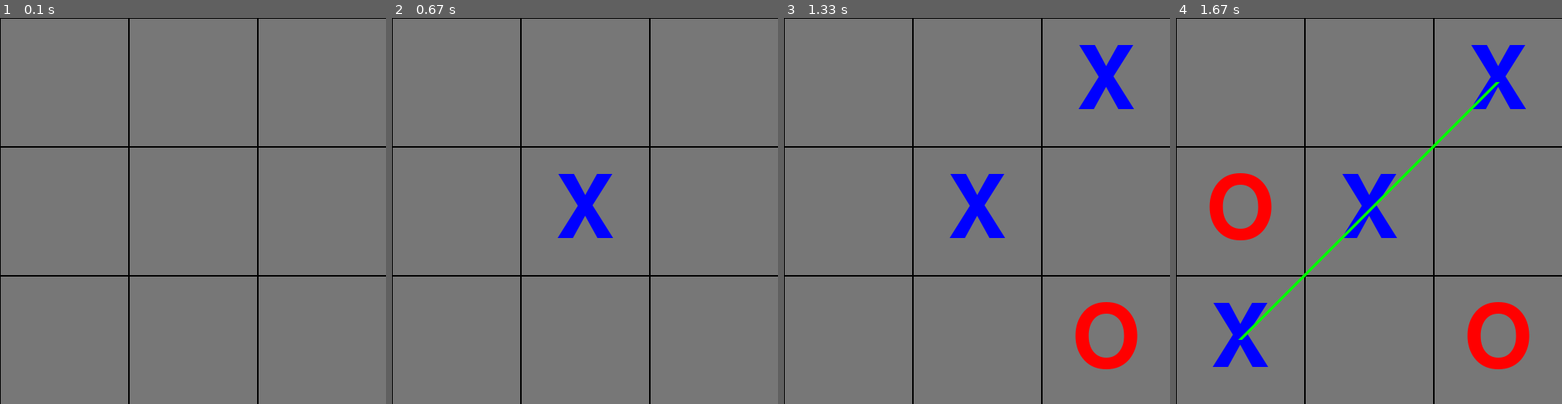
Above: before the commit, frames 1-4 (left to right).
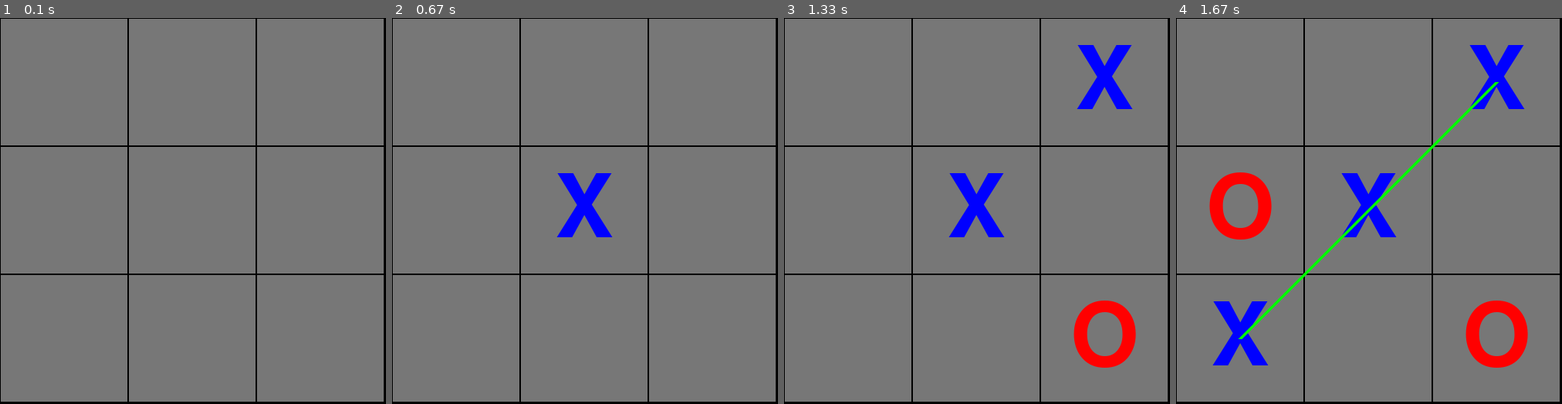
Above: after the commit, the same moments.

Repository: nafiz1001/tic-tac-toe-pygame
Game: pygame game, started from main.py
The game is run twice, just before and just after one commit, with the same random seed, the same clock (stepped at 60 frames per second) and the same inputs.
Inputs (mouse positions are in pixels of both pictures, inside the frame that each line leads up to):
- Up to frame 1 (0.1 s): no input
- Up to frame 2 (0.67 s): hold R from 0.33 s (still down)
- Up to frame 3 (1.33 s): release R at 0.8 s; press the mouse at (1034, 75) at 0.87 s; move the mouse to (1077, 211) at 0.97 s; release the mouse at (1119, 346) at 1.1 s; press the mouse at (1034, 75) at 1.2 s; move the mouse to (934, 137) at 1.3 s
- Up to frame 4 (1.67 s): release the mouse at (1230, 199) at 1.43 s; press the mouse at (1426, 75) at 1.53 s; move the mouse to (1469, 214) at 1.63 s

The runs differ from the first frame. In frame 1, 3.5% of the frame differs, in the area x 0-100%, y 0-100%; in frame 2, 3.8%; in frame 3, 4.5%; in frame 4, 5.1%.

Commit message:
create TicTacToeBoard

Diff:
--- a/main.py
+++ b/main.py
@@ -1,5 +1,6 @@
 import sys, pygame
 import tictactoe
+import tictactoe_board as board
 import ai
 import random
 
@@ -10,51 +11,13 @@
 pygame.init()
 
 size = width, height = 500, 500
-cellsize = cellwidth, cellheight = width / 3, height / 3
-cellmin = min(cellsize)
 
 screen = pygame.display.set_mode(size)
 pygame.display.set_caption("Tic-Tac-Toe")
 
-font = pygame.font.Font(None, int(cellmin))
-SYMBOLS = {
-    tictactoe.X: font.render("X", True, (0, 0, 0xFF)),
-    tictactoe.O: font.render("O", True, (0xFF, 0, 0)),
-}
+board = board.TicTacToeBoard(screen)
 
-
-def pos_to_cell(x: int, y: int):
-    return x // cellwidth, y // cellheight
-
-
-def cell_to_pos(x: int, y: int):
-    return (cellwidth * (x + 0.5), cellheight * (y + 0.5))
-
-
-def draw_symbol(x: int, y: int, symbol: str):
-    src = SYMBOLS[symbol]
-    rect = src.get_rect(center=cell_to_pos(x, y))
-    screen.blit(src, rect)
-
-
-def draw_line(a: tuple[int, int], b: tuple[int, int]):
-    pygame.draw.line(screen, 0x00FF00, cell_to_pos(*a), cell_to_pos(*b), 5)
-
-
-def draw_grid(surface):
-    cellrect = pygame.rect.Rect(0, 0, cellwidth, cellheight)
-
-    for y in range(3):
-        for x in range(3):
-            cellrect.size = cellsize
-            cellrect.topleft = (x * cellrect.width, y * cellrect.height)
-            pygame.draw.rect(surface, 0x000000, cellrect)
-            cellrect.inflate_ip(-2, -2)
-            pygame.draw.rect(surface, 0x777777, cellrect)
-
-
-draw_grid(screen)
-
+board.draw_grid()
 while True:
     mouseup = False
     for event in pygame.event.get():
@@ -65,14 +28,14 @@
         if event.type == pygame.KEYDOWN and event.key == pygame.K_r:
             ttt = tictactoe.TicTacToe.new()
             tttai_symbol = random.choice(tictactoe.PLAYERS)
-            draw_grid(screen)
+            board.draw_grid()
 
         if isinstance(ttt.curr_state(), tictactoe.TicTacToe.InProgress):
             symbol = ttt.curr_player()
             cellpos = None
 
             if symbol != tttai_symbol and mouseup:
-                cellpos = pos_to_cell(*pygame.mouse.get_pos())
+                cellpos = board.pos_to_cell(*pygame.mouse.get_pos())
             elif symbol == tttai_symbol:
                 cellpos = tttai.play(ttt)
 
@@ -80,11 +43,11 @@
                 newttt = ttt.play(cellpos)
                 if newttt is not ttt:
                     ttt = newttt
-                    draw_symbol(*cellpos, symbol)
+                    board.draw_symbol(*cellpos, symbol)
                     res = ttt.curr_state()
                     if isinstance(res, tictactoe.TicTacToe.Win):
                         for points in res.strats:
-                            draw_line(points[0], points[-1])
+                            board.draw_line(points[0], points[-1])
 
     pygame.display.flip()
     pygame.time.wait(10)
--- /dev/null
+++ b/tictactoe_board.py
@@ -0,0 +1,46 @@
+import tictactoe
+import pygame
+
+
+class TicTacToeBoard:
+    def __init__(self, surface: pygame.Surface) -> None:
+        self.surface = surface
+        self.size = self.width, self.height = self.surface.get_size()
+        self.cellsize = self.cellwidth, self.cellheight = (
+            self.width // 3,
+            self.height // 3,
+        )
+        self.cellmin = min(self.cellsize)
+
+        font = pygame.font.Font(None, int(self.cellmin))
+        self.symbols = {
+            tictactoe.X: font.render("X", True, (0, 0, 0xFF)),
+            tictactoe.O: font.render("O", True, (0xFF, 0, 0)),
+        }
+
+    def pos_to_cell(self, x: int, y: int):
+        return x // self.cellwidth, y // self.cellheight
+
+    def cell_to_pos(self, x: int, y: int):
+        return (self.cellwidth * (x + 0.5), self.cellheight * (y + 0.5))
+
+    def draw_symbol(self, x: int, y: int, symbol: str):
+        src = self.symbols[symbol]
+        rect = src.get_rect(center=self.cell_to_pos(x, y))
+        self.surface.blit(src, rect)
+
+    def draw_line(self, a: tuple[int, int], b: tuple[int, int]):
+        pygame.draw.line(
+            self.surface, 0x00FF00, self.cell_to_pos(*a), self.cell_to_pos(*b), 5
+        )
+
+    def draw_grid(self):
+        cellrect = pygame.rect.Rect(0, 0, self.cellwidth, self.cellheight)
+
+        for y in range(3):
+            for x in range(3):
+                cellrect.size = self.cellsize
+                cellrect.topleft = (x * cellrect.width, y * cellrect.height)
+                pygame.draw.rect(self.surface, 0x000000, cellrect)
+                cellrect.inflate_ip(-2, -2)
+                pygame.draw.rect(self.surface, 0x777777, cellrect)
